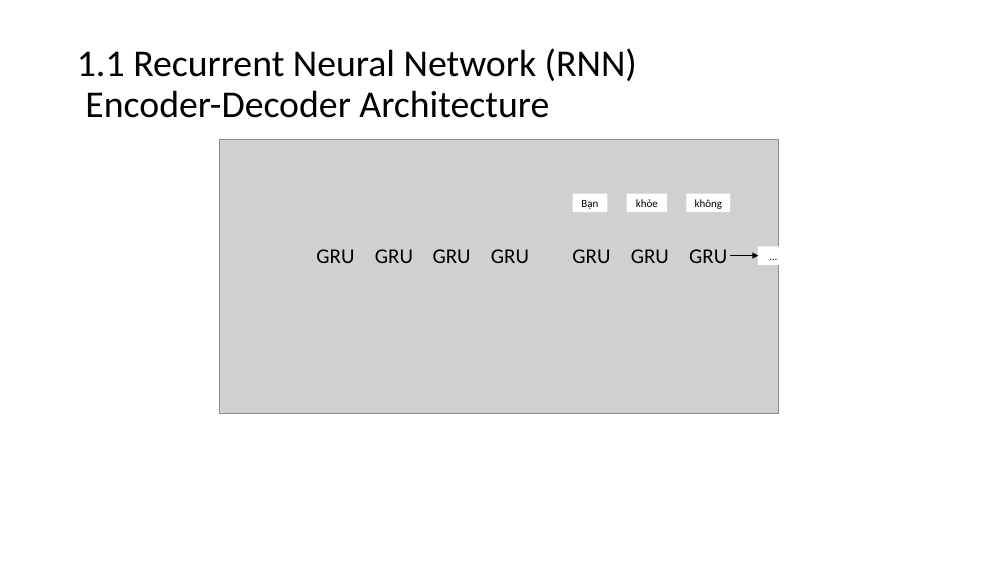
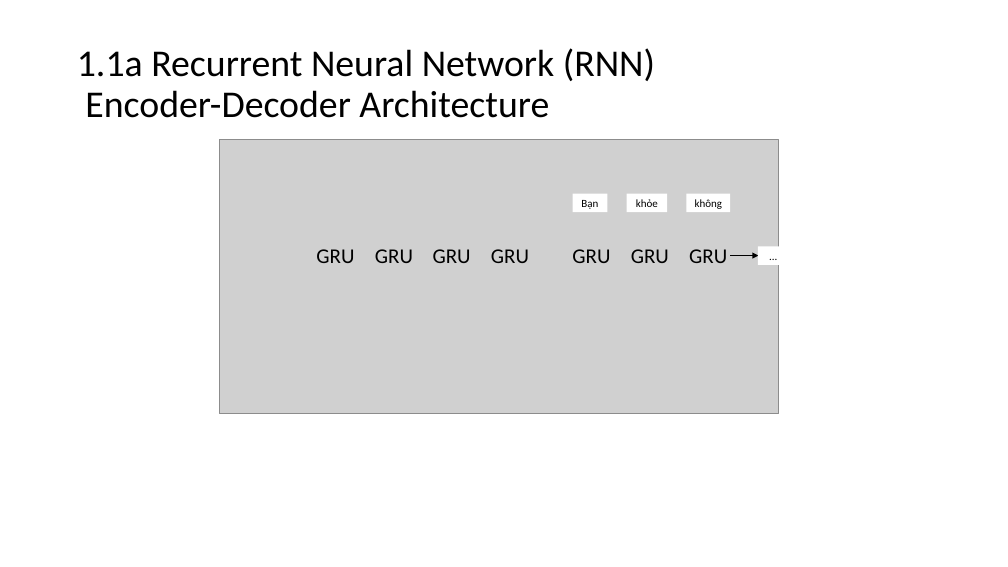
Before and after one commit to nguyenduyhanlam/PTXS-GTNN, a slide deck: slide 3 of encoder_decoder.pptx. Drawn at 1008x567 pixels with LibreOffice and Linux fonts; fonts in the diff are those of the drawing; grey boxes stand for pictures. Boxes give left, top, right and bottom in pixels: in the first picture for what was removed or moved away, otherwise in the second. Text is boxed around its words. In the diff, an @@ line names an element or a change of style, - is before the commit and + after.

```diff
--- a/encoder_decoder.pptx
+++ b/encoder_decoder.pptx
@@ title at [77,48,655,118]: text changed @@
-1.1 Recurrent Neural Network (RNN)
-Encoder-Decoder Architecture
+1.1a Recurrent Neural Network (RNN)
+Encoder-Decoder Architecture
```
Also in this commit, not shown: 2 other slides changed, 2 slides added, 2 other files.
